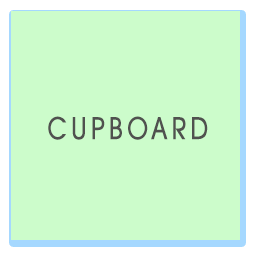
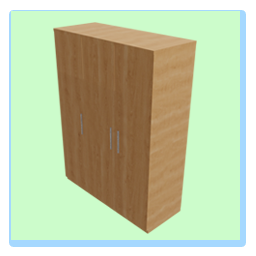
Two versions of the same layered image (256 x 256). Layer-by-layer changes:
hid "CUPBOARD" over (48, 116, 208, 140)
added layer "Layer 4" above "Rectangle 1" over (53, 22, 197, 234)
